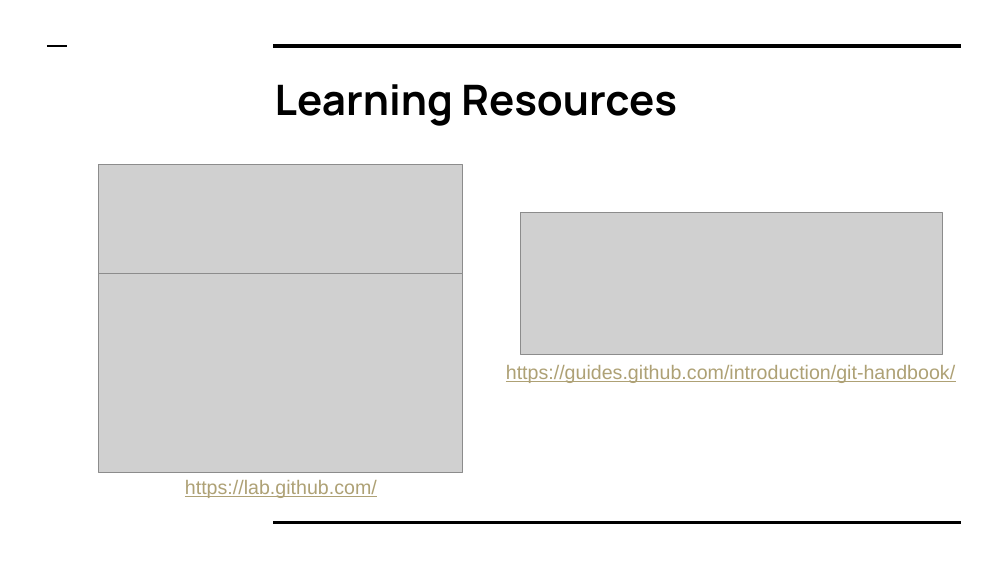
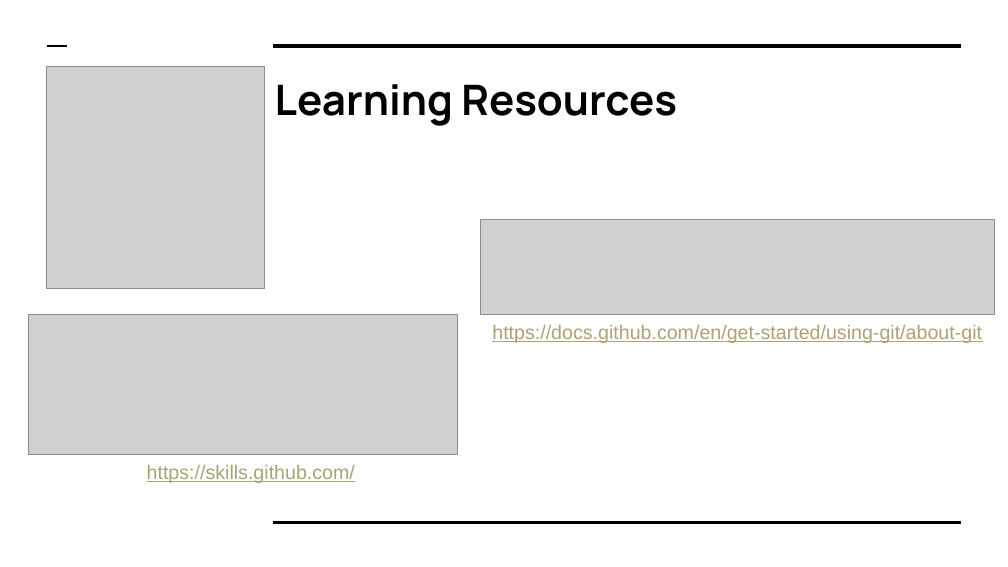
Before and after one commit to colbyford/DSBA6190-CloudComputing, a slide deck: slide 5 of 2 - Gitting Started/GittingStarted.pptx. Drawn at 1008x567 pixels with LibreOffice and Linux fonts; fonts in the diff are those of the drawing; grey boxes stand for pictures. Boxes give left, top, right and bottom in pixels: in the first picture for what was removed or moved away, otherwise in the second. Text is boxed around its words. In the diff, an @@ line names an element or a change of style, - is before the commit and + after.

```diff
--- a/2 - Gitting Started/GittingStarted.pptx
+++ b/2 - Gitting Started/GittingStarted.pptx
@@ picture added at (x1=46, y1=67, x2=264, y2=288) @@
@@ picture removed at (x1=99, y1=164, x2=463, y2=273) @@
@@ picture resized from (x1=521, y1=213, x2=943, y2=355) to (x1=481, y1=220, x2=995, y2=316) @@
@@ picture resized from (x1=99, y1=274, x2=463, y2=473) to (x1=29, y1=314, x2=458, y2=455) @@
@@ text at (x1=492, y1=325, x2=982, y2=343): text changed @@
-https://guides.github.com/introduction/git-handbook/
+https://docs.github.com/en/get-started/using-git/about-git
@@ text at (x1=147, y1=465, x2=355, y2=483): text changed @@
-https://lab.github.com/
+https://skills.github.com/
```
Also in this commit, not shown: 2 other slides changed, 1 slide added.
